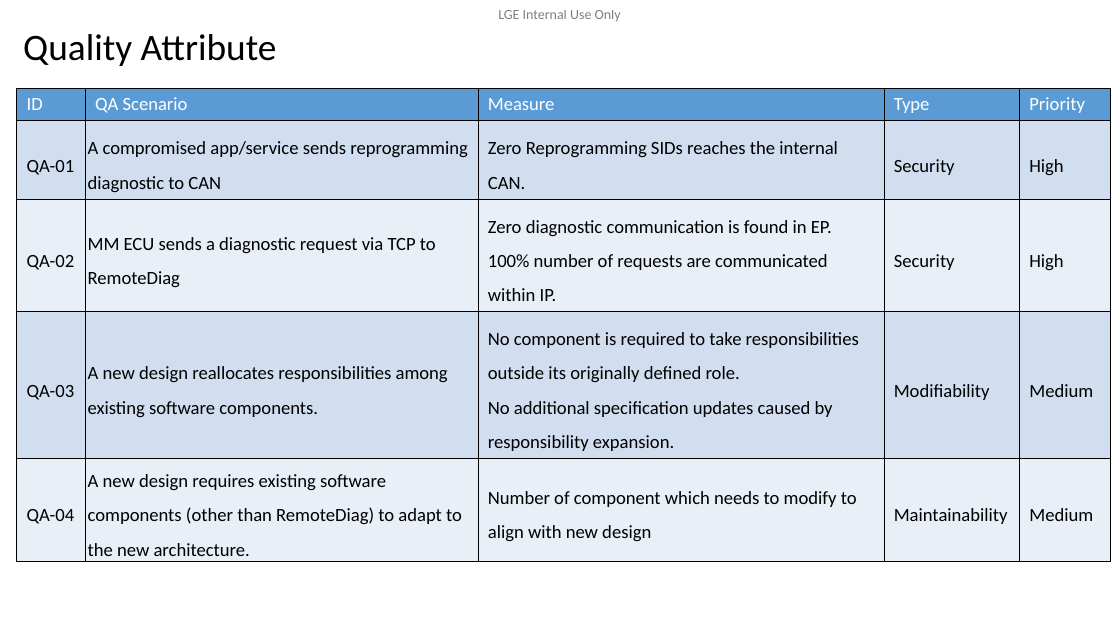
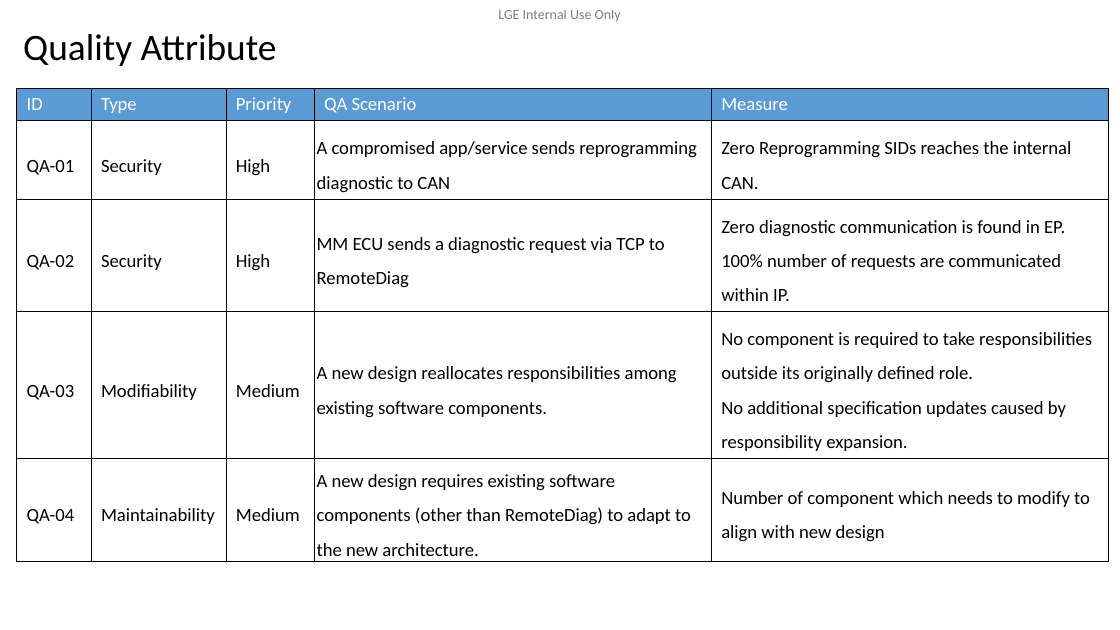
Before and after one commit to btqt/fe, a slide deck: slide 7 of design/FE_phi.vu_Design of Secure Remote Diag on Container Separation Architecture_final.pptx. Drawn at 1120x630 pixels with LibreOffice and Linux fonts; fonts in the diff are those of the drawing; background and template pictures are left out. Boxes give left, top, right and bottom in pixels: in the first picture for what was removed or moved away, otherwise in the second. Text is boxed around its words. In the diff, an @@ line names an element or a change of style, - is before the commit and + after.

```diff
--- a/design/FE_phi.vu_Design of Secure Remote Diag on Container Separation Architecture_final.pptx
+++ b/design/FE_phi.vu_Design of Secure Remote Diag on Container Separation Architecture_final.pptx
@@ table at box(17, 88, 1109, 560) @@
-row 1: ID | QA Scenario | Measure | Type | Priority
+row 1: ID | Type | Priority | QA Scenario | Measure
-row 2: QA-01 | A compromised app/service sends reprogramming diagnostic to CAN | Zero Reprogramming SIDs reaches the internal CAN. | Security | High
+row 2: QA-01 | Security | High | A compromised app/service sends reprogramming diagnostic to CAN | Zero Reprogramming SIDs reaches the internal CAN.
-row 3: QA-02 | MM ECU sends a diagnostic request via TCP to RemoteDiag | Zero diagnostic communication is found in EP. 100% number of requests are communicated within IP. | Security | High
+row 3: QA-02 | Security | High | MM ECU sends a diagnostic request via TCP to RemoteDiag | Zero diagnostic communication is found in EP. 100% number of requests are communicated within IP.
-row 4: QA-03 | A new design reallocates responsibilities among existing software components. | No component is required to take responsibilities outside its originally defined role. / No additional specification updates caused by responsibility expansion. | Modifiability | Medium
+row 4: QA-03 | Modifiability | Medium | A new design reallocates responsibilities among existing software components. | No component is required to take responsibilities outside its originally defined role. / No additional specification updates caused by responsibility expansion.
-row 5: QA-04 | A new design requires existing software components (other than RemoteDiag) to adapt to the new architecture. | Number of component which needs to modify to align with new design | Maintainability | Medium
+row 5: QA-04 | Maintainability | Medium | A new design requires existing software components (other than RemoteDiag) to adapt to the new architecture. | Number of component which needs to modify to align with new design
@@ fill #D2DEEF to none in 10 cells @@
@@ fill #EAEFF7 to none in 10 cells @@
```
Also in this commit, not shown: 4 other slides changed, 1 other file.
